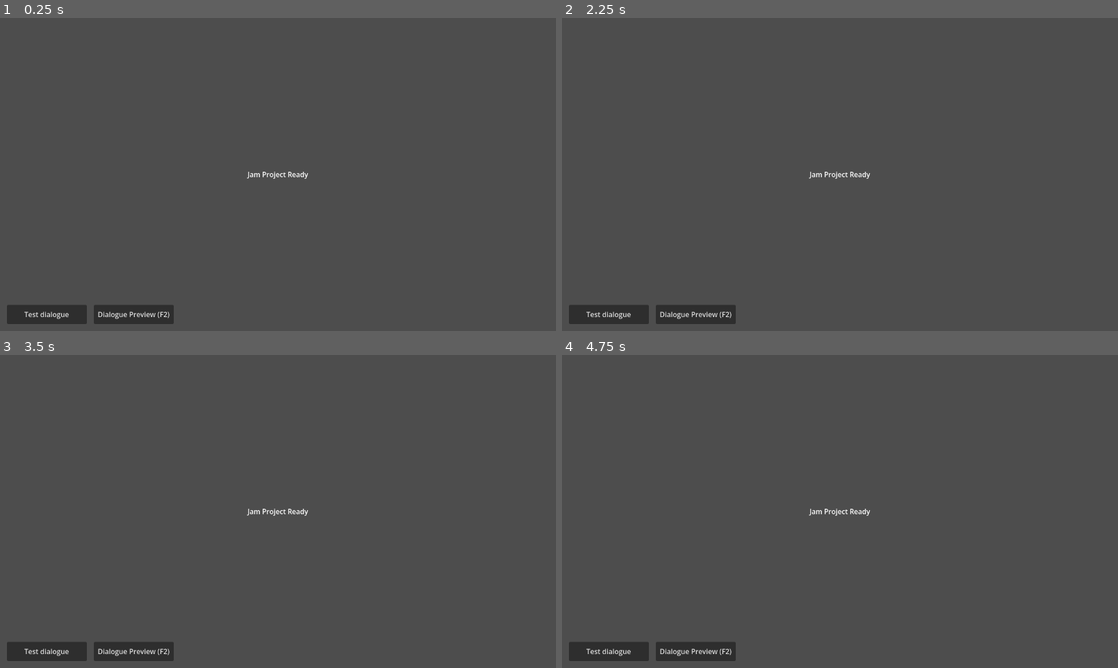
Above: before the commit, frames 1-4 (two rows, left to right).
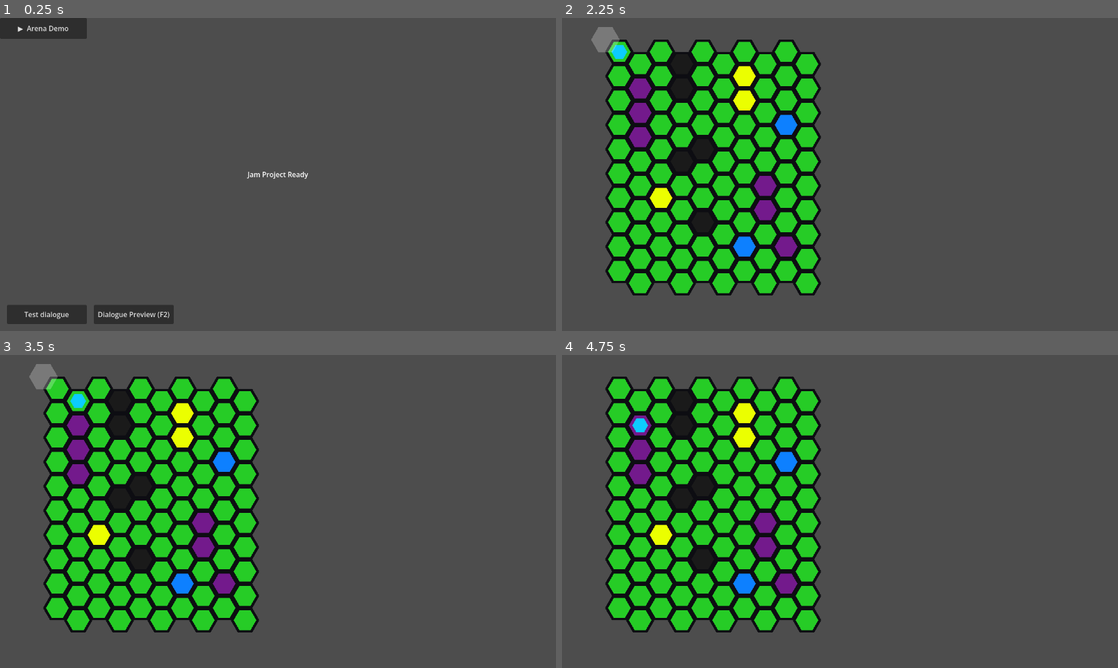
Above: after the commit, the same moments.

Repository: TortikP/GameJamProject
Game: Godot game, scene res://scenes/main.tscn
Same seed, same stepped clock (60 frames per second), same inputs: the game is played once before the commit and once after it.
Inputs (mouse positions are in pixels of both pictures, inside the frame that each line leads up to):
- Up to frame 1 (0.25 s): no input
- Up to frame 2 (2.25 s): click "Test dialogue" at 0.5 s; click "Dialogue Preview (F2)" at 1.25 s; click (606, 27) at 2 s, where only the run after the commit has a clickable "▶ Arena Demo"
- Up to frame 3 (3.5 s): tap Enter at 2.75 s; move the mouse to (400, 495) at 2.77 s; hold D (hex_move_bottom_right) from 2.78 s (still down); tap S (hex_move_bottom) at 2.85 s; click (400, 495) at 2.92 s; tap Space at 3.02 s
- Up to frame 4 (4.75 s): tap Space at 3.5, 3.77 s; move the mouse to (728, 527) at 3.52 s; release D (hex_move_bottom_right) at 3.53 s; hold A (hex_move_bottom_left) 3.53-4.28 s; tap W (hex_move_top) at 3.6 s; tap Enter at 4.25, 4.35 s; move the mouse to (895, 442) at 4.27 s; hold D (hex_move_bottom_right) from 4.28 s (still down)

The runs differ from the first frame. In frame 1, 1.0% of the frame differs, in the area x 0-16%, y 0-7%; in frame 2, 31%, in the area x 1-56%, y 2-98%; in frame 3, 31%; in frame 4, 31%.
Error before the commit: Parse Error: Identifier "_preview" not declared in the current scope. (res://scripts/main.gd:47)

Commit message:
Fixed dialogue ui missing refs

Diff:
--- a/scenes/arena/hex_grid_demo.tscn
+++ b/scenes/arena/hex_grid_demo.tscn
@@ -1,19 +1,19 @@
-[gd_scene format=3 uid="uid://hex_grid_demo_001"]
+[gd_scene format=3 uid="uid://cd51n58b6wg1b"]
 
-[ext_resource type="PackedScene" uid="uid://hex_grid_001" path="res://scenes/arena/hex_grid.tscn" id="1_hexscene"]
-[ext_resource type="Script" path="res://scripts/presentation/arena_demo_controller.gd" id="2_democontroller"]
-[ext_resource type="Script" path="res://scripts/presentation/hex_cursor.gd" id="3_hexcursor"]
+[ext_resource type="PackedScene" path="res://scenes/arena/hex_grid.tscn" id="1_hexscene"]
+[ext_resource type="Script" uid="uid://des7qunqb45ud" path="res://scripts/presentation/arena_demo_controller.gd" id="2_democontroller"]
+[ext_resource type="Script" uid="uid://31jk88henj0f" path="res://scripts/presentation/hex_cursor.gd" id="3_hexcursor"]
 
-[node name="HexGridDemo" type="Node2D"]
+[node name="HexGridDemo" type="Node2D" unique_id=1390339833]
 
-[node name="HexGrid" parent="." instance=ExtResource("1_hexscene")]
-position = Vector2(100.0, 50.0)
+[node name="HexGrid" parent="." unique_id=1561406945 instance=ExtResource("1_hexscene")]
+position = Vector2(100, 50)
 
-[node name="HexCursor" type="Polygon2D" parent="HexGrid"]
+[node name="HexCursor" type="Polygon2D" parent="HexGrid" unique_id=1003904000]
+color = Color(1, 1, 1, 0.3)
 script = ExtResource("3_hexcursor")
-color = Color(1, 1, 1, 0.3)
 grid = NodePath("..")
 
-[node name="DemoController" type="Node" parent="."]
+[node name="DemoController" type="Node" parent="." unique_id=1468935625]
 script = ExtResource("2_democontroller")
 grid = NodePath("../HexGrid")
--- a/scenes/arena/tilesets/hex_terrain.tres
+++ b/scenes/arena/tilesets/hex_terrain.tres
@@ -10,17 +10,13 @@
 0:0/0/custom_data_0 = true
 0:0/0/custom_data_1 = 1
 0:0/0/custom_data_2 = &"grass"
-0:0/0/custom_data_3 = &""
 1:0/0 = 0
-1:0/0/custom_data_0 = false
 1:0/0/custom_data_1 = 1
 1:0/0/custom_data_2 = &"wall"
-1:0/0/custom_data_3 = &""
 2:0/0 = 0
 2:0/0/custom_data_0 = true
 2:0/0/custom_data_1 = 2
 2:0/0/custom_data_2 = &"swamp"
-2:0/0/custom_data_3 = &""
 3:0/0 = 0
 3:0/0/custom_data_0 = true
 3:0/0/custom_data_1 = 1
--- a/scripts/main.gd
+++ b/scripts/main.gd
@@ -4,13 +4,19 @@
 const GameLogger = preload("res://scripts/infrastructure/game_logger.gd")
 const ARENA_DEMO := "res://scenes/arena/hex_grid_demo.tscn"
 
+const PREVIEW_SCENE = "res://scenes/dev/dialogue_preview.tscn"
+
+@onready var _debug_layer : CanvasLayer = $DebugLayer
+
+var _preview: Node = null
+
+
 func _ready() -> void:
 	GameLogger.info("Main", "boot complete; emitting run_started")
 	EventBus.run_started.emit()
 
-	var btn := $UI/TestDialogueBtn as Button
-	if btn:
-		btn.pressed.connect(_on_test_dialogue_pressed)
+	($UI/TestDialogueBtn as Button).pressed.connect(_on_test_dialogue_pressed)
+	($UI/DebugBtn as Button).pressed.connect(_on_debug_btn_pressed)
 
 	# Временная кнопка запуска арены (удалить в feature 005)
 	var arena_btn := Button.new()
Not shown, added: scenes/arena/tilesets/hex_atlas.png.import
Not shown: 1 places in scenes/arena/tilesets/hex_terrain.tres that only renumber resources
Not shown, added: scripts/core/arena/hex_grid.gd.uid
Not shown, added: scripts/core/arena/hex_pathfinder.gd.uid
Not shown, added: scripts/core/arena/hex_tile.gd.uid
Not shown, added: scripts/core/arena/tile_effect_registry.gd.uid
Not shown, added: scripts/core/dialogue/dialogue_database.gd.uid
Not shown, added: scripts/core/dialogue/dialogue_line.gd.uid
Not shown, added: scripts/presentation/arena_demo_controller.gd.uid
Not shown, added: scripts/presentation/dialogue_manager.gd.uid
Not shown, added: scripts/presentation/dialogue_panel.gd.uid
Not shown, added: scripts/presentation/dialogue_preview.gd.uid
(and 2 more such lines)
